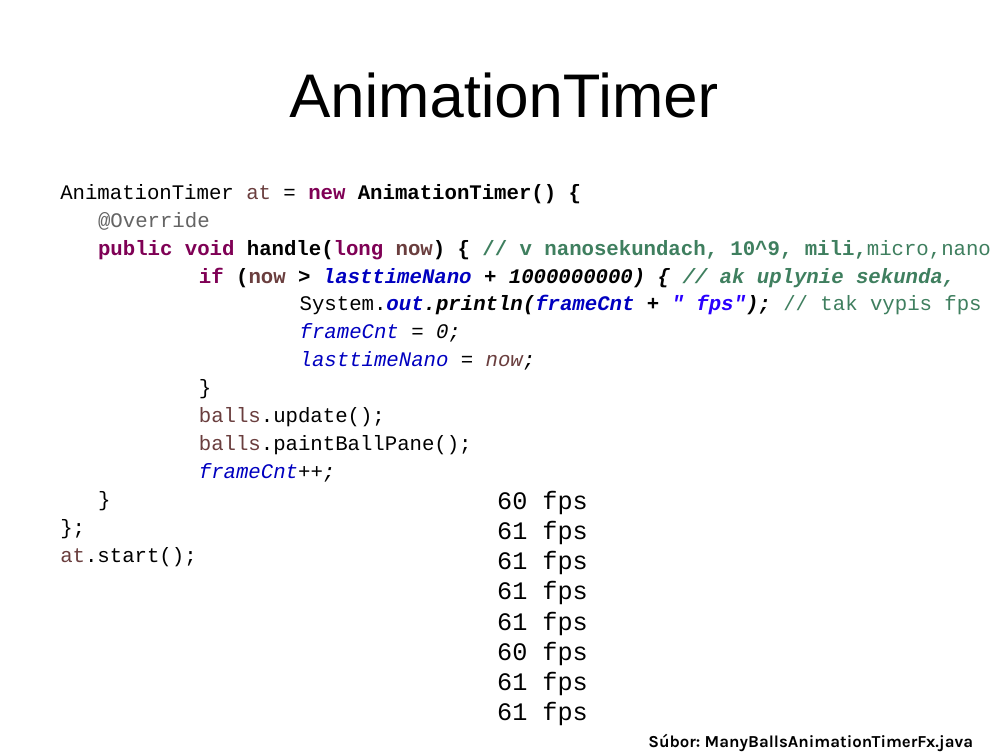
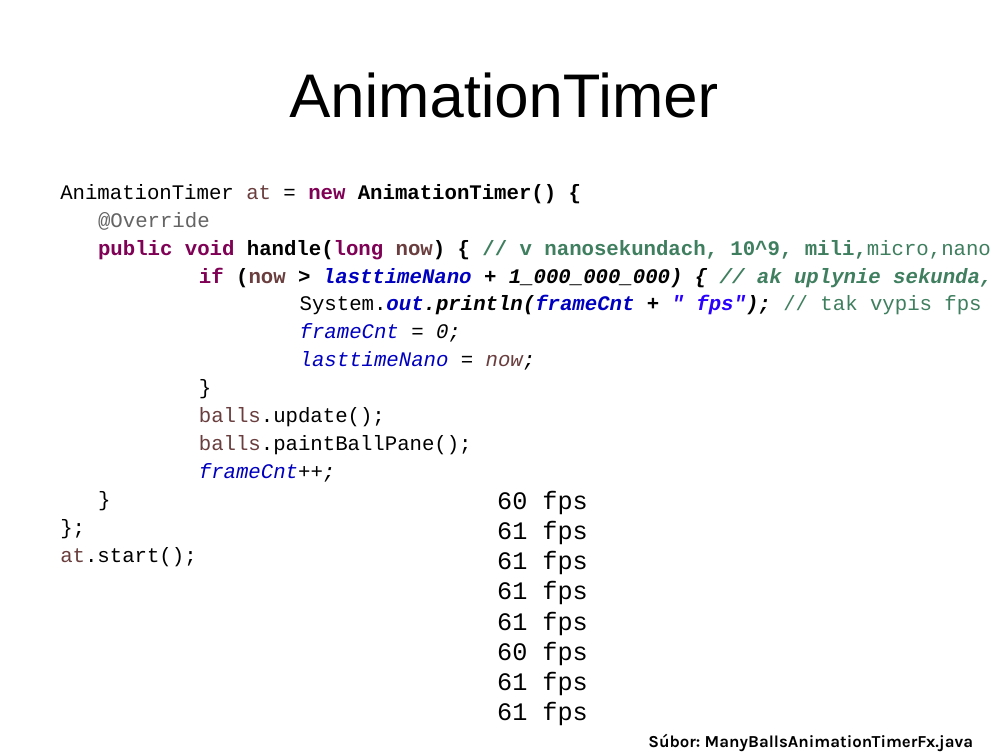
Before and after one commit to Programovanie4/Prednasky, a slide deck: slide 18 of 08/08_java.ppt. Drawn at 1008x756 pixels with LibreOffice and Linux fonts; fonts in the diff are those of the drawing. Boxes give left, top, right and bottom in pixels: in the first picture for what was removed or moved away, otherwise in the second. Text is boxed around its words. In the diff, an @@ line names an element or a change of style, - is before the commit and + after.

```diff
--- a/08/08_java.ppt
+++ b/08/08_java.ppt
@@ text at [199, 268, 992, 288]: text changed @@
-if (now > lasttimeNano + 1000000000) { // ak uplynie sekunda,
+if (now > lasttimeNano + 1_000_000_000) { // ak uplynie sekunda,
```
Also in this commit, not shown: 1 other file.
